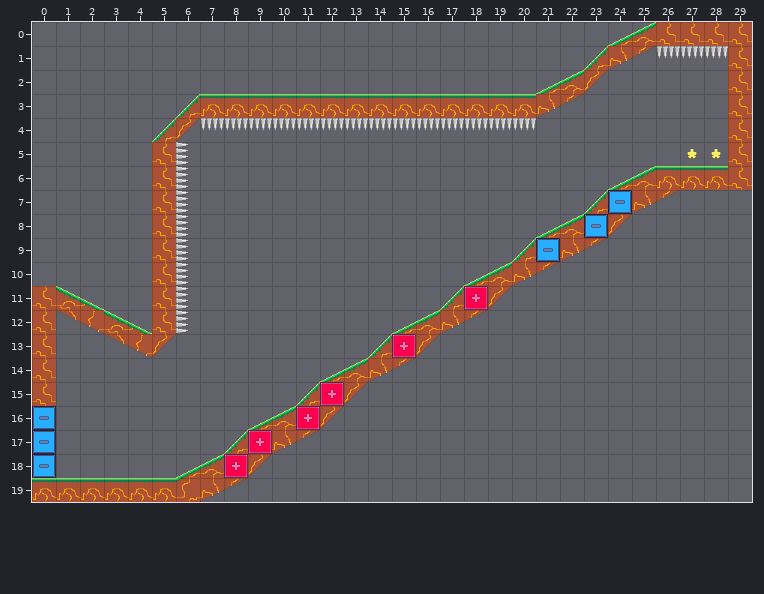
Tiled map, stored at assets-private/tiled/levels/7.tmx. That is the earlier state.
Cells are 32x32 px. Shown: x 0..29, y 0..19.
Once edited:
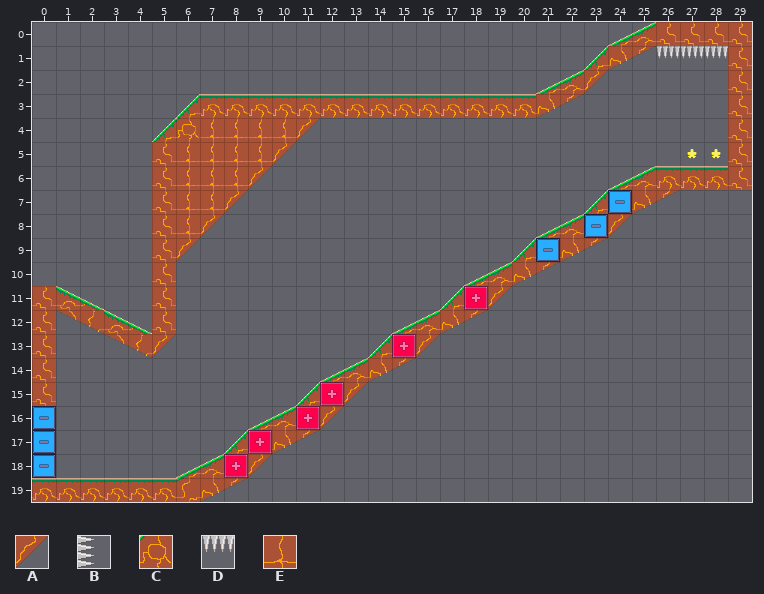
Key: from "tileset": A 21, B 26, C 28, D 31, E 36.
_ is an empty cell, . an unchanged one.
Difference:
--- layer "tiles"
@@ x 6..20 @@
- 4 ADDDDDDDDDDDDDD
- 5 B____..........
- 6 B___...........
- 7 B__............
- 8 B_.............
- 9 B..............
-10 B..............
-11 B..............
-12 B..............
+ 4 CEEEEA_________
+ 5 EEEEA..........
+ 6 EEEA...........
+ 7 EEA............
+ 8 EA.............
+ 9 A..............
+10 _..............
+11 _..............
+12 _..............
